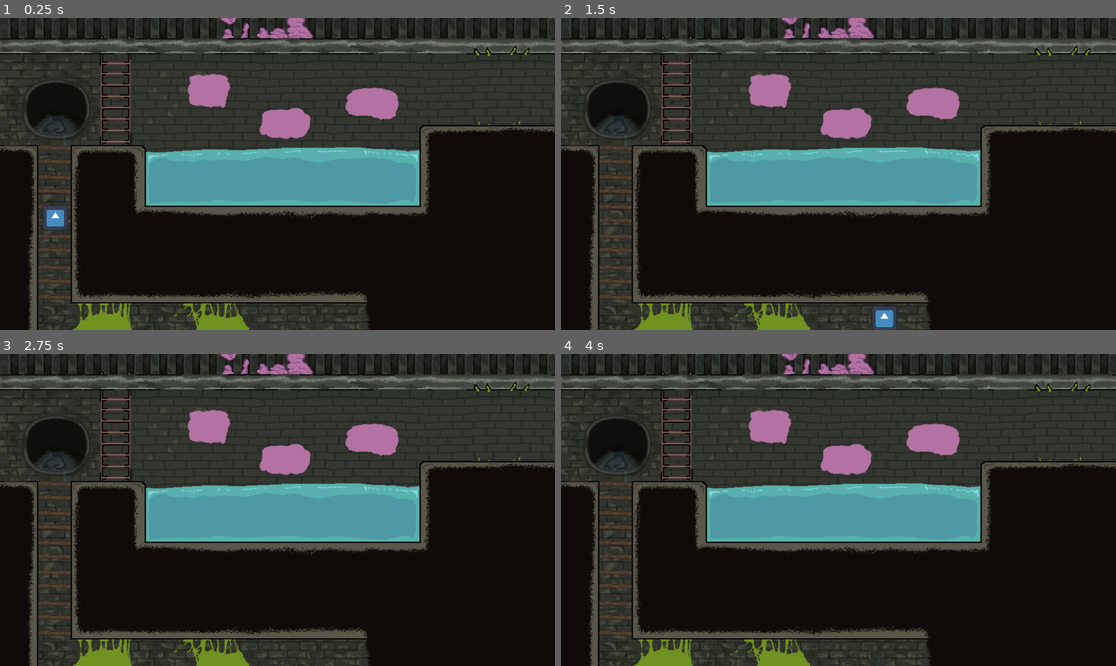
Above: before the commit, frames 1-4 (two rows, left to right).
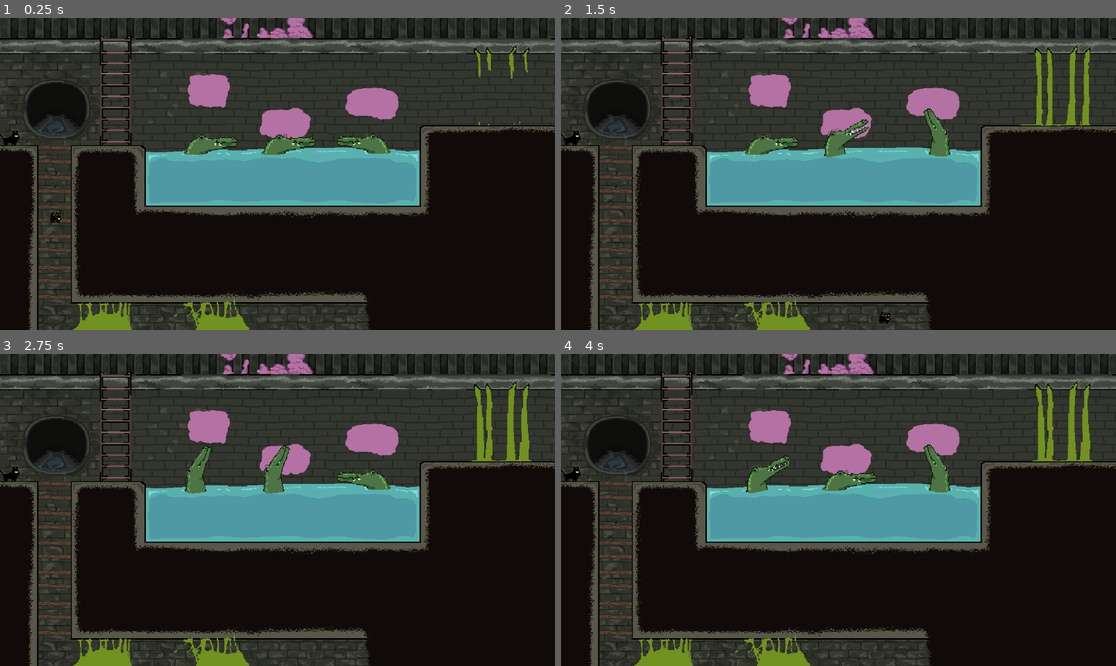
Above: after the commit, the same moments.

Repository: MstrMinecrafter/CSC486B-Prototype
Game: Godot game, scene res://02_Levels/sewer.tscn
Same seed, same stepped clock (60 frames per second), same inputs: the game is played once before the commit and once after it. This scene is started directly instead of the project's main scene. The engine's default icon, where the game draws it, is replaced by a stand-in: a white triangle on a blue panel in a dark square.
Inputs:
- Up to frame 1 (0.25 s): no input
- Up to frame 2 (1.5 s): tap Enter (ui_accept) at 0.5, 0.77 s; hold Right (ui_right) from 0.53 s (still down)
- Up to frame 3 (2.75 s): tap Enter (ui_accept) at 1.52 s; release Right (ui_right) at 2.03 s; hold Left (ui_left) from 2.03 s (still down)
- Up to frame 4 (4 s): release Left (ui_left) at 2.78 s; hold Right (ui_right) from 2.78 s (still down); tap Enter (ui_accept) at 3.02, 3.77 s

The runs differ from the first frame. In frame 1, 2.6% of the frame differs, in the area x 0-100%, y 0-100%; in frame 2, 3.5%; in frame 3, 3.3%; in frame 4, 3.3%.

Commit message:
uhm

Diff:
--- /dev/null
+++ b/csc-486b-prototype/01_Source/croc_1.gd
@@ -0,0 +1,13 @@
+extends Sprite2D
+
+
+# Called when the node enters the scene tree for the first time.
+func _ready() -> void:
+	$croc1.play("wait")
+	await $croc1.animation_finished
+	$croc1.play("idle")
+
+
+# Called every frame. 'delta' is the elapsed time since the previous frame.
+func _process(delta: float) -> void:
+	pass
--- /dev/null
+++ b/csc-486b-prototype/01_Source/croc_2.gd
@@ -0,0 +1,13 @@
+extends Sprite2D
+
+
+# Called when the node enters the scene tree for the first time.
+func _ready() -> void:
+	$croc2.play("wait")
+	await $croc2.animation_finished
+	$croc2.play("idle")
+
+
+# Called every frame. 'delta' is the elapsed time since the previous frame.
+func _process(delta: float) -> void:
+	pass
--- /dev/null
+++ b/csc-486b-prototype/01_Source/croc_3.gd
@@ -0,0 +1,11 @@
+extends Sprite2D
+
+
+# Called when the node enters the scene tree for the first time.
+func _ready() -> void:
+	$croc3.play("idle")
+
+
+# Called every frame. 'delta' is the elapsed time since the previous frame.
+func _process(delta: float) -> void:
+	pass
--- /dev/null
+++ b/csc-486b-prototype/01_Source/pipe_pouring_spritesheet.gd
@@ -0,0 +1,13 @@
+extends Sprite2D
+
+
+# Called when the node enters the scene tree for the first time.
+func _ready() -> void:
+	$AnimationPlayer.play("pour")
+	await $AnimationPlayer.animation_finished
+	$AnimationPlayer.play("idle")
+
+
+# Called every frame. 'delta' is the elapsed time since the previous frame.
+func _process(delta: float) -> void:
+	pass
--- a/csc-486b-prototype/02_Levels/sewer.tscn
+++ b/csc-486b-prototype/02_Levels/sewer.tscn
@@ -9,15 +9,90 @@
 [ext_resource type="Texture2D" uid="uid://bpgocdsheuqab" path="res://00_Assets/level_three_sprites/backgrounds/pipe pouring spritesheet.png" id="5_p2178"]
 [ext_resource type="PackedScene" uid="uid://rrgylns62haf" path="res://04_Animals/Player.tscn" id="5_w6fi8"]
 [ext_resource type="PackedScene" uid="uid://d18ljrvjjr1gc" path="res://03_Environment/obstacle.tscn" id="6_8icqo"]
+[ext_resource type="Script" uid="uid://dvdt1xbgihmwk" path="res://01_Source/pipe_pouring_spritesheet.gd" id="6_p2178"]
 [ext_resource type="PackedScene" uid="uid://drbv26fbcjkxy" path="res://04_Animals/kitten.tscn" id="7_pggof"]
 [ext_resource type="PackedScene" uid="uid://dngyig0abd1sr" path="res://04_Animals/Enemy.tscn" id="8_huto2"]
 [ext_resource type="Texture2D" uid="uid://ddsihs1we55fq" path="res://00_Assets/level_three_sprites/backgrounds/sewer midground.png" id="8_p011d"]
 [ext_resource type="Texture2D" uid="uid://dot818qjnr4ni" path="res://00_Assets/level_three_sprites/backgrounds/tunnel ladder.png" id="13_as4kl"]
 [ext_resource type="Texture2D" uid="uid://b7c5e1mopsoyc" path="res://00_Assets/level_three_sprites/backgrounds/upper ladder.png" id="14_gd04y"]
 [ext_resource type="Texture2D" uid="uid://c8otwkn1veqqj" path="res://00_Assets/level_three_sprites/backgrounds/walkables.png" id="15_t32kp"]
+[ext_resource type="Texture2D" uid="uid://doub6o46q0mpw" path="res://00_Assets/level_three_sprites/enemies/croc spritesheet.png" id="16_mcs3h"]
+[ext_resource type="Script" uid="uid://b01gepcou1e7i" path="res://01_Source/croc_3.gd" id="18_p011d"]
+[ext_resource type="Script" uid="uid://baoeknpdmpcpv" path="res://01_Source/croc_2.gd" id="19_as4kl"]
+[ext_resource type="Script" uid="uid://cjavimnoplsh6" path="res://01_Source/croc_1.gd" id="20_gd04y"]
+[ext_resource type="Shader" uid="uid://b3iqdd5v45gky" path="res://crt.gdshader" id="21_t32kp"]
+
+[sub_resource type="Animation" id="Animation_mcs3h"]
+length = 0.001
+tracks/0/type = "value"
+tracks/0/imported = false
+tracks/0/enabled = true
+tracks/0/path = NodePath("Background/PipePouringSpritesheet:frame")
+tracks/0/interp = 1
+tracks/0/loop_wrap = true
+tracks/0/keys = {
+"times": PackedFloat32Array(0),
+"transitions": PackedFloat32Array(1),
+"update": 1,
+"values": [0]
+}
+
+[sub_resource type="Animation" id="Animation_p011d"]
+resource_name = "idle"
+length = 0.4
+loop_mode = 1
+step = 0.1
+tracks/0/type = "value"
+tracks/0/imported = false
+tracks/0/enabled = true
+tracks/0/path = NodePath("Background/PipePouringSpritesheet:frame")
+tracks/0/interp = 1
+tracks/0/loop_wrap = true
+tracks/0/keys = {
+"times": PackedFloat32Array(0, 0.1, 0.2, 0.3),
+"transitions": PackedFloat32Array(1, 1, 1, 1),
+"update": 1,
+"values": [4, 5, 6, 7]
+}
+
+[sub_resource type="Animation" id="Animation_p2178"]
+resource_name = "pour"
+length = 0.7
+step = 0.1
+tracks/0/type = "value"
+tracks/0/imported = false
+tracks/0/enabled = true
+tracks/0/path = NodePath("Background/PipePouringSpritesheet:texture")
+tracks/0/interp = 1
+tracks/0/loop_wrap = true
+tracks/0/keys = {
+"times": PackedFloat32Array(),
+"transitions": PackedFloat32Array(),
+"update": 1,
+"values": []
+}
+tracks/1/type = "value"
+tracks/1/imported = false
+tracks/1/enabled = true
+tracks/1/path = NodePath("Background/PipePouringSpritesheet:frame")
+tracks/1/interp = 1
+tracks/1/loop_wrap = true
+tracks/1/keys = {
+"times": PackedFloat32Array(0, 0.1, 0.2, 0.3, 0.4, 0.5, 0.6, 0.7),
+"transitions": PackedFloat32Array(1, 1, 1, 1, 1, 1, 1, 1),
+"update": 1,
+"values": [0, 1, 2, 3, 4, 5, 6, 6]
+}
+
+[sub_resource type="AnimationLibrary" id="AnimationLibrary_p011d"]
+_data = {
+&"RESET": SubResource("Animation_mcs3h"),
+&"idle": SubResource("Animation_p011d"),
+&"pour": SubResource("Animation_p2178")
+}
 
 [sub_resource type="RectangleShape2D" id="RectangleShape2D_65sm4"]
-size = Vector2(29, 30)
+size = Vector2(44.5, 44)
 
 [sub_resource type="Curve2D" id="Curve2D_c5kom"]
 _data = {
@@ -25,12 +100,189 @@
 }
 point_count = 4
 
+[sub_resource type="Animation" id="Animation_as4kl"]
+length = 0.001
+tracks/0/type = "value"
+tracks/0/imported = false
+tracks/0/enabled = true
+tracks/0/path = NodePath(".:frame")
+tracks/0/interp = 1
+tracks/0/loop_wrap = true
+tracks/0/keys = {
+"times": PackedFloat32Array(0),
+"transitions": PackedFloat32Array(1),
+"update": 1,
+"values": [0]
+}
+
+[sub_resource type="Animation" id="Animation_gd04y"]
+resource_name = "idle"
+length = 3.0000000000000004
+loop_mode = 1
+step = 0.3
+tracks/0/type = "value"
+tracks/0/imported = false
+tracks/0/enabled = true
+tracks/0/path = NodePath(".:frame")
+tracks/0/interp = 1
+tracks/0/loop_wrap = true
+tracks/0/keys = {
+"times": PackedFloat32Array(0, 0.3, 0.6, 0.90000004, 1.2, 1.5, 1.8000001, 2.1000001, 2.4, 2.7),
+"transitions": PackedFloat32Array(1, 1, 1, 1, 1, 1, 1, 1, 1, 1),
+"update": 1,
+"values": [0, 1, 2, 2, 2, 2, 3, 0, 0, 0]
+}
+
+[sub_resource type="Animation" id="Animation_t32kp"]
+resource_name = "wait"
+length = 3.0000000000000004
+step = 0.3
+tracks/0/type = "value"
+tracks/0/imported = false
+tracks/0/enabled = true
+tracks/0/path = NodePath(".:frame")
+tracks/0/interp = 1
+tracks/0/loop_wrap = true
+tracks/0/keys = {
+"times": PackedFloat32Array(0, 0.3, 0.6, 0.90000004, 1.2, 1.5, 1.8000001, 2.1000001, 2.4, 2.7),
+"transitions": PackedFloat32Array(1, 1, 1, 1, 1, 1, 1, 1, 1, 1),
+"update": 1,
+"values": [0, 1, 2, 2, 2, 2, 3, 0, 0, 0]
+}
+
+[sub_resource type="AnimationLibrary" id="AnimationLibrary_t32kp"]
+_data = {
+&"RESET": SubResource("Animation_as4kl"),
+&"idle": SubResource("Animation_gd04y"),
+&"wait": SubResource("Animation_t32kp")
+}
+
+[sub_resource type="Animation" id="Animation_vdj1k"]
+length = 0.001
+tracks/0/type = "value"
+tracks/0/imported = false
+tracks/0/enabled = true
+tracks/0/path = NodePath(".:frame")
+tracks/0/interp = 1
+tracks/0/loop_wrap = true
+tracks/0/keys = {
+"times": PackedFloat32Array(0),
+"transitions": PackedFloat32Array(1),
+"update": 1,
+"values": [0]
+}
+
+[sub_resource type="Animation" id="Animation_uyuyv"]
+resource_name = "idle"
+length = 3.0000000000000004
+loop_mode = 1
+step = 0.3
+tracks/0/type = "value"
+tracks/0/imported = false
+tracks/0/enabled = true
+tracks/0/path = NodePath(".:frame")
+tracks/0/interp = 1
+tracks/0/loop_wrap = true
+tracks/0/keys = {
+"times": PackedFloat32Array(0, 0.3, 0.6, 0.90000004, 1.2, 1.5, 1.8000001, 2.1000001, 2.4, 2.7),
+"transitions": PackedFloat32Array(1, 1, 1, 1, 1, 1, 1, 1, 1, 1),
+"update": 1,
+"values": [0, 1, 2, 2, 2, 2, 3, 0, 0, 0]
+}
+
+[sub_resource type="Animation" id="Animation_7fffk"]
+resource_name = "new_animation"
+
+[sub_resource type="Animation" id="Animation_qjwx8"]
+resource_name = "wait'"
+tracks/0/type = "value"
+tracks/0/imported = false
+tracks/0/enabled = true
+tracks/0/path = NodePath(".:frame")
+tracks/0/interp = 1
+tracks/0/loop_wrap = true
+tracks/0/keys = {
+"times": PackedFloat32Array(0),
+"transitions": PackedFloat32Array(1),
+"update": 1,
+"values": [0]
+}
+
+[sub_resource type="AnimationLibrary" id="AnimationLibrary_0ttu8"]
+_data = {
+&"RESET": SubResource("Animation_vdj1k"),
+&"idle": SubResource("Animation_uyuyv"),
+&"new_animation": SubResource("Animation_7fffk"),
+&"wait": SubResource("Animation_qjwx8")
+}
+
+[sub_resource type="Animation" id="Animation_0ttu8"]
+length = 0.001
+tracks/0/type = "value"
+tracks/0/imported = false
+tracks/0/enabled = true
+tracks/0/path = NodePath(".:frame")
+tracks/0/interp = 1
+tracks/0/loop_wrap = true
+tracks/0/keys = {
+"times": PackedFloat32Array(0),
+"transitions": PackedFloat32Array(1),
+"update": 1,
+"values": [0]
+}
+
+[sub_resource type="Animation" id="Animation_a4o3d"]
+resource_name = "idle"
+length = 3.0000000000000004
+loop_mode = 1
+step = 0.3
+tracks/0/type = "value"
+tracks/0/imported = false
+tracks/0/enabled = true
+tracks/0/path = NodePath(".:frame")
+tracks/0/interp = 1
+tracks/0/loop_wrap = true
+tracks/0/keys = {
+"times": PackedFloat32Array(0, 0.3, 0.6, 0.90000004, 1.2, 1.5, 1.8000001, 2.1000001, 2.4, 2.7),
+"transitions": PackedFloat32Array(1, 1, 1, 1, 1, 1, 1, 1, 1, 1),
+"update": 1,
+"values": [0, 1, 2, 2, 2, 2, 3, 0, 0, 0]
+}
+
+[sub_resource type="Animation" id="Animation_bf81g"]
+resource_name = "wait"
+length = 2.0
+step = 0.3
+tracks/0/type = "value"
+tracks/0/imported = false
+tracks/0/enabled = true
+tracks/0/path = NodePath(".:frame")
+tracks/0/interp = 1
+tracks/0/loop_wrap = true
+tracks/0/keys = {
+"times": PackedFloat32Array(0),
+"transitions": PackedFloat32Array(1),
+"update": 1,
+"values": [0]
+}
+
+[sub_resource type="AnimationLibrary" id="AnimationLibrary_y8die"]
+_data = {
+&"RESET": SubResource("Animation_0ttu8"),
+&"idle": SubResource("Animation_a4o3d"),
+&"wait": SubResource("Animation_bf81g")
+}
+
+[sub_resource type="ShaderMaterial" id="ShaderMaterial_1vivr"]
+shader = ExtResource("21_t32kp")
+
 [node name="Level" type="Node2D" unique_id=1407382396]
 script = ExtResource("1_brtc0")
 
 [node name="Background" type="Node" parent="." unique_id=228629515]
 
 [node name="Sprite2D" type="Sprite2D" parent="Background" unique_id=2024734139]
+z_index = -2
 position = Vector2(576, 324.00003)
 scale = Vector2(1.3714286, 1.1781819)
 texture = ExtResource("2_brtc0")
@@ -52,11 +304,16 @@
 scale = Vector2(1.3714285, 1.1781818)
 texture = ExtResource("5_p2178")
 hframes = 8
+script = ExtResource("6_p2178")
+
+[node name="AnimationPlayer" type="AnimationPlayer" parent="Background/PipePouringSpritesheet" unique_id=137244947]
+root_node = NodePath("../../..")
+libraries/ = SubResource("AnimationLibrary_p011d")
 
 [node name="Midground" type="Node" parent="." unique_id=1962280685]
 
 [node name="Wall" parent="Midground" unique_id=828491979 instance=ExtResource("3_27mcu")]
-position = Vector2(-230, 208.00002)
+position = Vector2(-74, 473.99997)
 scale = Vector2(5.7857203, 5.1468544)
 
 [node name="ColourChanger" parent="Midground" unique_id=648904756 instance=ExtResource("4_p5j1k")]
@@ -64,6 +321,7 @@
 colour = Color(1, 0, 0, 1)
 
 [node name="SewerMidground" type="Sprite2D" parent="Midground" unique_id=1222009263]
+z_index = -1
 position = Vector2(576, 323.99997)
 scale = Vector2(1.3714285, 1.1781816)
 texture = ExtResource("8_p011d")
@@ -71,20 +329,23 @@
 [node name="Foreground" type="Node" parent="." unique_id=1828279886]
 
 [node name="Exit" type="Area2D" parent="Foreground" unique_id=1794265350]
-position = Vector2(33, 750)
+position = Vector2(778, 619)
 
 [node name="CollisionShape2D" type="CollisionShape2D" parent="Foreground/Exit" unique_id=1789815733]
-position = Vector2(364.73, 59)
+position = Vector2(-1, 0)
 shape = SubResource("RectangleShape2D_65sm4")
 
 [node name="Player" parent="Foreground" unique_id=2083418740 instance=ExtResource("5_w6fi8")]
-position = Vector2(-102, 194)
+position = Vector2(21, 245)
+scale = Vector2(2, 2)
 
 [node name="Obstacle" parent="Foreground" unique_id=1817276322 instance=ExtResource("6_8icqo")]
 position = Vector2(1441, 685)
 
 [node name="Obstacle2" parent="Foreground" unique_id=921351730 instance=ExtResource("6_8icqo")]
-position = Vector2(1411, 81)
+top_level = true
+position = Vector2(1394, 196)
+scale = Vector2(-0.6799952, 1)
 
 [node name="Kitten" parent="Foreground" unique_id=243337083 instance=ExtResource("7_pggof")]
 z_index = 1
@@ -93,7 +354,7 @@
 speed = 1500.0
 
 [node name="Enemy" parent="Foreground" unique_id=855378465 instance=ExtResource("8_huto2")]
-position = Vector2(-758, 310)
+position = Vector2(-674, 294)
 
 [node name="TunnelLadder" type="Sprite2D" parent="Foreground" unique_id=623709847]
 position = Vector2(576.00006, 324.00003)
@@ -106,10 +367,53 @@
 texture = ExtResource("14_gd04y")
 
 [node name="Walkables" type="Sprite2D" parent="Foreground" unique_id=1688916502]
-z_index = 2
+z_index = -1
 position = Vector2(576, 324)
 scale = Vector2(1.3714286, 1.1781818)
 texture = ExtResource("15_t32kp")
 
+[node name="creatures" type="Node" parent="Foreground" unique_id=281922669]
+
+[node name="croc3" type="Sprite2D" parent="Foreground/creatures" unique_id=1490144237]
+position = Vector2(755, 236)
+scale = Vector2(-1.5, 1.5)
+texture = ExtResource("16_mcs3h")
+hframes = 4
+script = ExtResource("18_p011d")
+
+[node name="croc3" type="AnimationPlayer" parent="Foreground/creatures/croc3" unique_id=1306434129]
+libraries/ = SubResource("AnimationLibrary_t32kp")
+
+[node name="croc2" type="Sprite2D" parent="Foreground/creatures" unique_id=1400561811]
+position = Vector2(599, 238)
+scale = Vector2(1.5, 1.5)
+texture = ExtResource("16_mcs3h")
+hframes = 4
+script = ExtResource("19_as4kl")
+
+[node name="croc2" type="AnimationPlayer" parent="Foreground/creatures/croc2" unique_id=1791235917]
+libraries/ = SubResource("AnimationLibrary_0ttu8")
+
+[node name="croc1" type="Sprite2D" parent="Foreground/creatures" unique_id=414409443]
+position = Vector2(437, 238.00002)
+scale = Vector2(1.5, 1.5)
+texture = ExtResource("16_mcs3h")
+hframes = 4
+script = ExtResource("20_gd04y")
+
+[node name="croc1" type="AnimationPlayer" parent="Foreground/creatures/croc1" unique_id=1317215569]
+libraries/ = SubResource("AnimationLibrary_y8die")
+
+[node name="wallslop" type="Node" parent="Foreground" unique_id=1807185667]
+
 [node name="Entrance" type="Marker2D" parent="." unique_id=2121061980]
-position = Vector2(22, 71)
+position = Vector2(0, 236)
+
+[node name="screencover" type="ColorRect" parent="." unique_id=1665938535]
+visible = false
+z_index = 7
+material = SubResource("ShaderMaterial_1vivr")
+offset_right = 40.08804
+offset_bottom = 39.664883
+scale = Vector2(28.786642, 16.33687)
+metadata/_edit_lock_ = true
--- a/csc-486b-prototype/04_Animals/Enemy.tscn
+++ b/csc-486b-prototype/04_Animals/Enemy.tscn
@@ -1,7 +1,7 @@
 [gd_scene format=3 uid="uid://dngyig0abd1sr"]
 
 [ext_resource type="Script" uid="uid://denccape5ywg2" path="res://04_Animals/enemy.gd" id="1_le3yn"]
-[ext_resource type="Texture2D" uid="uid://d4h1pa8wv1lel" path="res://icon.svg" id="2_3ul6j"]
+[ext_resource type="Texture2D" uid="uid://y6lwy475stlk" path="res://00_Assets/level_three_sprites/enemies/rat spritesheet.png" id="2_le3yn"]
 
 [sub_resource type="Curve2D" id="Curve2D_ph0r0"]
 _data = {
@@ -29,7 +29,7 @@
 [node name="Body" type="Area2D" parent="." unique_id=1162475639]
 
 [node name="Sprite2D" type="Sprite2D" parent="Body" unique_id=1779768081]
-texture = ExtResource("2_3ul6j")
+texture = ExtResource("2_le3yn")
 
 [node name="CollisionShape2D" type="CollisionShape2D" parent="Body" unique_id=1143427331]
 scale = Vector2(6.4, 6.4)
@@ -39,5 +39,5 @@
 position = Vector2(-56, 9)
 
 [node name="CollisionShape2D" type="CollisionShape2D" parent="DetectionArea" unique_id=381943273]
-position = Vector2(223, 164)
+position = Vector2(207, 111)
 shape = SubResource("RectangleShape2D_le3yn")
--- a/csc-486b-prototype/04_Animals/Player.tscn
+++ b/csc-486b-prototype/04_Animals/Player.tscn
@@ -1,13 +1,14 @@
 [gd_scene format=3 uid="uid://rrgylns62haf"]
 
 [ext_resource type="Script" uid="uid://j8tr4q2nxhhh" path="res://04_Animals/player.gd" id="1_kpjcp"]
-[ext_resource type="Texture2D" uid="uid://d4h1pa8wv1lel" path="res://icon.svg" id="1_xhfnw"]
+[ext_resource type="Texture2D" uid="uid://r54mssonkjii" path="res://00_Assets/character_sprites/cat_new_spritesheet.png" id="2_820k3"]
 
 [sub_resource type="RectangleShape2D" id="RectangleShape2D_kne1u"]
 
 [sub_resource type="RectangleShape2D" id="RectangleShape2D_kpjcp"]
 
 [node name="Player" type="CharacterBody2D" unique_id=1672124461]
+position = Vector2(10, 10)
 script = ExtResource("1_kpjcp")
 SPEED = 300.0
 JUMP_VELOCITY = 400.0
@@ -16,9 +17,11 @@
 shape = SubResource("RectangleShape2D_kne1u")
 
 [node name="Sprite2D" type="Sprite2D" parent="." unique_id=1810514534]
-position = Vector2(-1.6689299e-06, 1.1920927e-06)
-scale = Vector2(0.15624999, 0.15624999)
-texture = ExtResource("1_xhfnw")
+position = Vector2(0, -5)
+scale = Vector2(-0.5, 0.5)
+texture = ExtResource("2_820k3")
+hframes = 7
+vframes = 4
 
 [node name="WallBlendArea" type="Area2D" parent="." unique_id=271542887]
 
--- /dev/null
+++ b/csc-486b-prototype/04_Animals/catsprite.gd
@@ -0,0 +1,11 @@
+extends Sprite2D
+
+
+# Called when the node enters the scene tree for the first time.
+func _ready() -> void:
+	$AnimationPlayer.play("run!")
+
+
+# Called every frame. 'delta' is the elapsed time since the previous frame.
+func _process(delta: float) -> void:
+	pass
--- a/csc-486b-prototype/04_Animals/kitten.tscn
+++ b/csc-486b-prototype/04_Animals/kitten.tscn
@@ -1,13 +1,53 @@
 [gd_scene format=3 uid="uid://drbv26fbcjkxy"]
 
-[ext_resource type="Texture2D" uid="uid://d4h1pa8wv1lel" path="res://icon.svg" id="1_4pbc8"]
+[ext_resource type="Texture2D" uid="uid://btb6bdm780fp2" path="res://00_Assets/character_sprites/kitten_spritesheet.png" id="2_4nnmg"]
 [ext_resource type="Script" uid="uid://dmfmay8nqq0dq" path="res://04_Animals/kitten.gd" id="2_13vmp"]
+[ext_resource type="Script" uid="uid://bt8d548ybvrdu" path="res://04_Animals/catsprite.gd" id="3_4nnmg"]
 
 [sub_resource type="Curve2D" id="Curve2D_13vmp"]
 _data = {
 "points": PackedVector2Array(0, 0, 0, 0, 166.64151, -45.886795, 0, 0, 0, 0, -246.33963, 0, 0, 0, 0, 0, -9.6603775, -185.96227)
 }
 point_count = 3
+
+[sub_resource type="Animation" id="Animation_13vmp"]
+length = 0.001
+tracks/0/type = "value"
+tracks/0/imported = false
+tracks/0/enabled = true
+tracks/0/path = NodePath(".:frame")
+tracks/0/interp = 1
+tracks/0/loop_wrap = true
+tracks/0/keys = {
+"times": PackedFloat32Array(0),
+"transitions": PackedFloat32Array(1),
+"update": 1,
+"values": [0]
+}
+
+[sub_resource type="Animation" id="Animation_4nnmg"]
+resource_name = "run!"
+length = 0.3
+loop_mode = 1
+step = 0.1
+tracks/0/type = "value"
+tracks/0/imported = false
+tracks/0/enabled = true
+tracks/0/path = NodePath(".:frame")
+tracks/0/interp = 1
+tracks/0/loop_wrap = true
+tracks/0/keys = {
+"times": PackedFloat32Array(0, 0.099999994, 0.19999999),
+"transitions": PackedFloat32Array(1, 1, 1),
+"update": 1,
+"values": [0, 1, 2]
+}
+
+[sub_resource type="AnimationLibrary" id="AnimationLibrary_gwgym"]
+_data = {
+&"RESET": SubResource("Animation_13vmp"),
+&"run!": SubResource("Animation_4nnmg")
+}
 
 [node name="Kitten" type="Path2D" unique_id=243337083]
 scale = Vector2(0.4140625, 0.4140625)
@@ -21,4 +61,10 @@
 loop = false
 
 [node name="Sprite2D" type="Sprite2D" parent="PathFollow2d" unique_id=79664581]
-texture = ExtResource("1_4pbc8")
+scale = Vector2(-3, 3)
+texture = ExtResource("2_4nnmg")
+hframes = 4
+script = ExtResource("3_4nnmg")
+
+[node name="AnimationPlayer" type="AnimationPlayer" parent="PathFollow2d/Sprite2D" unique_id=2047106896]
+libraries/ = SubResource("AnimationLibrary_gwgym")
--- a/csc-486b-prototype/04_Animals/player.gd
+++ b/csc-486b-prototype/04_Animals/player.gd
@@ -33,7 +33,7 @@
 	if (Input.is_action_just_pressed("ui_accept") or Input.is_action_just_pressed("ui_up")) and is_on_floor():
 		velocity.y = -JUMP_VELOCITY
 
-	var direction := Input.get_axis("ui_left", "ui_right")
+	var direction = Input.get_axis("ui_left", "ui_right")
 	if direction:
 		velocity.x = direction * SPEED
 	else:
--- a/csc-486b-prototype/crt.gdshader
+++ b/csc-486b-prototype/crt.gdshader
@@ -7,7 +7,7 @@
 
 void fragment() {
 	vec3 col = vec3(0);
-	float crth = min(sin(SCREEN_UV.y * 256.0 + TIME * 2.0 + sin(TIME*78.)*.15) + 1.0, 1.1);
+	float crth = min(sin(SCREEN_UV.y * 720.0 + TIME * 2.0 + sin(TIME*78.)*.15) + 1.0, 1.1);
 	vec4 screen_color = texture(screen_texture, SCREEN_UV);
 	col += screen_color.rgb * crth;
 
--- a/csc-486b-prototype/project.godot
+++ b/csc-486b-prototype/project.godot
@@ -56,5 +56,6 @@
 
 [rendering]
 
+textures/canvas_textures/default_texture_filter=0
 renderer/rendering_method="gl_compatibility"
 renderer/rendering_method.mobile="gl_compatibility"
Not shown, added: csc-486b-prototype/01_Source/croc_1.gd.uid
Not shown, added: csc-486b-prototype/01_Source/croc_2.gd.uid
Not shown, added: csc-486b-prototype/01_Source/croc_3.gd.uid
Not shown, added: csc-486b-prototype/01_Source/pipe_pouring_spritesheet.gd.uid
Not shown, added: csc-486b-prototype/04_Animals/catsprite.gd.uid
